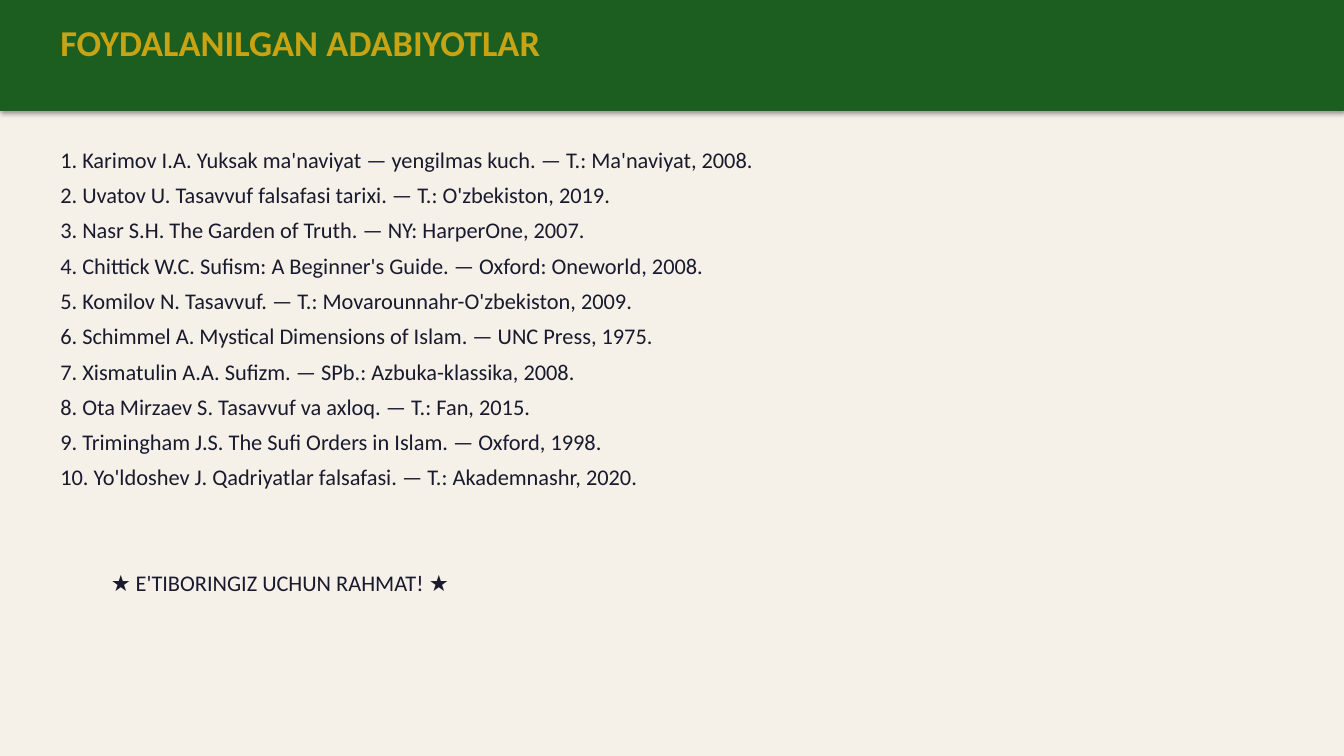
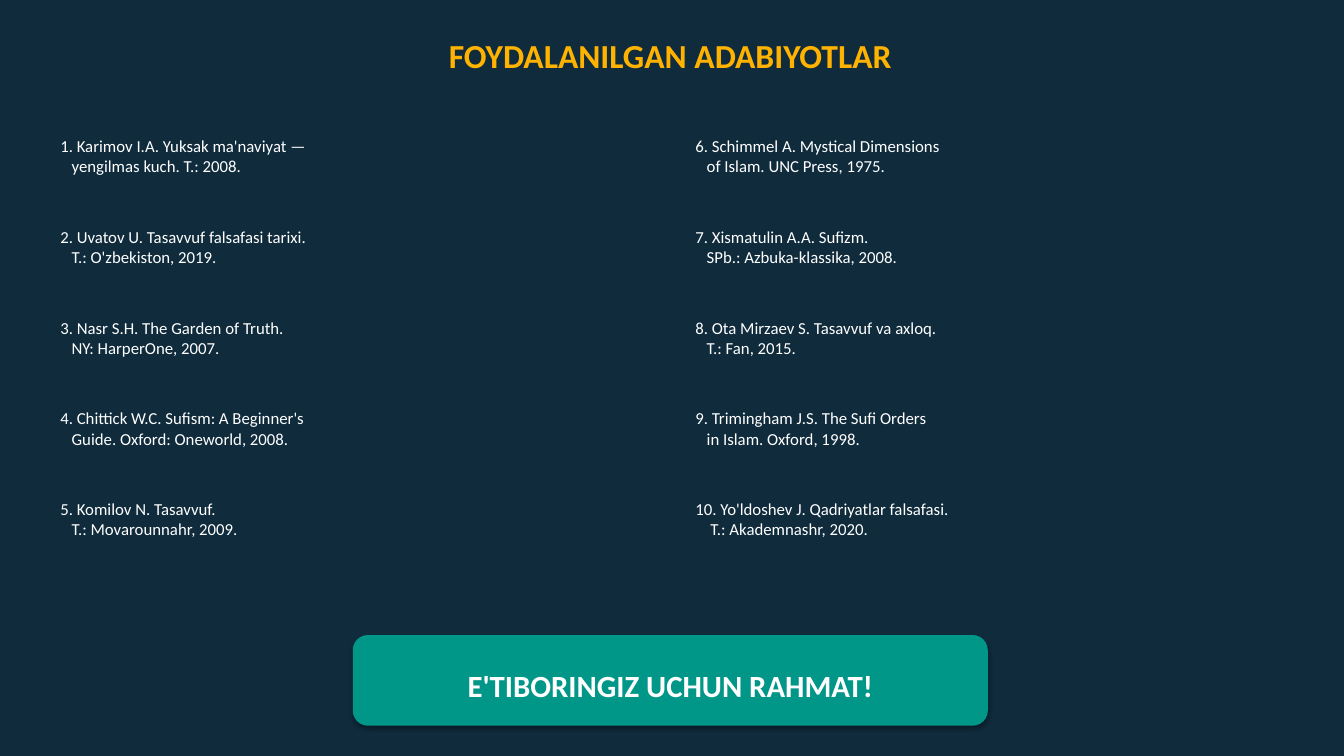
Before and after one commit to chinpolatovumidjon88-lab/BADIRYAR, a slide deck: slide 15 of Tasavvuf_Qadriyatlar_Taqdimot.pptx. Drawn at 1344x756 pixels with LibreOffice and Linux fonts; fonts in the diff are those of the drawing. Boxes give left, top, right and bottom in pixels: in the first picture for what was removed or moved away, otherwise in the second. Text is boxed around its words. In the diff, an @@ line names an element or a change of style, - is before the commit and + after.

Commit message:
Tasavvuf taqdimoti v2: grafiklar, sxemalar, diagrammalar bilan

```diff
--- a/Tasavvuf_Qadriyatlar_Taqdimot.pptx
+++ b/Tasavvuf_Qadriyatlar_Taqdimot.pptx
@@ background #F5F0E8 to #0F2B3C @@
@@ rectangle removed at box(0, 0, 1344, 111) @@
@@ text "FOYDALANILGAN ADABIYOTLAR": place and size @@
-text "FOYDALANILGAN ADABIYOTLAR" at box(60, 32, 540, 56)
+text "FOYDALANILGAN ADABIYOTLAR" at box(449, 46, 891, 69)
@@ text "FOYDALANILGAN ADABIYOTLAR" at box(449, 46, 891, 69): size 26 to 24 pt, text colour #C8A415 to #FFB300; alignment left to centre @@
@@ text added at box(60, 140, 287, 175), 12 pt, text #FFFFFF @@
+1. Karimov I.A. Yuksak ma'naviyat —
+yengilmas kuch. T.: 2008.
@@ text added at box(695, 140, 939, 174), 12 pt, text #FFFFFF @@
+6. Schimmel A. Mystical Dimensions
+of Islam. UNC Press, 1975.
@@ text at box(60, 231, 306, 265): text changed; size 16 to 12 pt; text colour #1A1A2E to #FFFFFF @@
-1. Karimov I.A. Yuksak ma'naviyat — yengilmas kuch. — T.: Ma'naviyat, 2008.
-2. Uvatov U. Tasavvuf falsafasi tarixi. — T.: O'zbekiston, 2019.
-3. Nasr S.H. The Garden of Truth. — NY: HarperOne, 2007.
-4. Chittick W.C. Sufism: A Beginner's Guide. — Oxford: Oneworld, 2008.
-5. Komilov N. Tasavvuf. — T.: Movarounnahr-O'zbekiston, 2009.
-6. Schimmel A. Mystical Dimensions of Islam. — UNC Press, 1975.
-7. Xismatulin A.A. Sufizm. — SPb.: Azbuka-klassika, 2008.
-8. Ota Mirzaev S. Tasavvuf va axloq. — T.: Fan, 2015.
-9. Trimingham J.S. The Sufi Orders in Islam. — Oxford, 1998.
-10. Yo'ldoshev J. Qadriyatlar falsafasi. — T.: Akademnashr, 2020.
-★ E'TIBORINGIZ UCHUN RAHMAT! ★
+2. Uvatov U. Tasavvuf falsafasi tarixi.
+T.: O'zbekiston, 2019.
@@ text added at box(695, 231, 897, 265), 12 pt, text #FFFFFF @@
+7. Xismatulin A.A. Sufizm.
+SPb.: Azbuka-klassika, 2008.
@@ text added at box(60, 322, 283, 357), 12 pt, text #FFFFFF @@
+3. Nasr S.H. The Garden of Truth.
+NY: HarperOne, 2007.
@@ text added at box(695, 322, 936, 356), 12 pt, text #FFFFFF @@
+8. Ota Mirzaev S. Tasavvuf va axloq.
+T.: Fan, 2015.
@@ text added at box(60, 412, 303, 447), 12 pt, text #FFFFFF @@
+4. Chittick W.C. Sufism: A Beginner's
+Guide. Oxford: Oneworld, 2008.
@@ text added at box(695, 412, 926, 447), 12 pt, text #FFFFFF @@
+9. Trimingham J.S. The Sufi Orders
+in Islam. Oxford, 1998.
@@ text added at box(60, 503, 237, 537), 12 pt, text #FFFFFF @@
+5. Komilov N. Tasavvuf.
+T.: Movarounnahr, 2009.
@@ text added at box(695, 503, 949, 537), 12 pt, text #FFFFFF @@
+10. Yo'ldoshev J. Qadriyatlar falsafasi.
+T.: Akademnashr, 2020.
@@ rounded rectangle added at box(353, 635, 988, 726), fill #009688, 22 pt, text #FFFFFF, bold @@
+E'TIBORINGIZ UCHUN RAHMAT!
```
Also in this commit, not shown: 13 other slides changed, 1 slide added, 1 slide removed.
